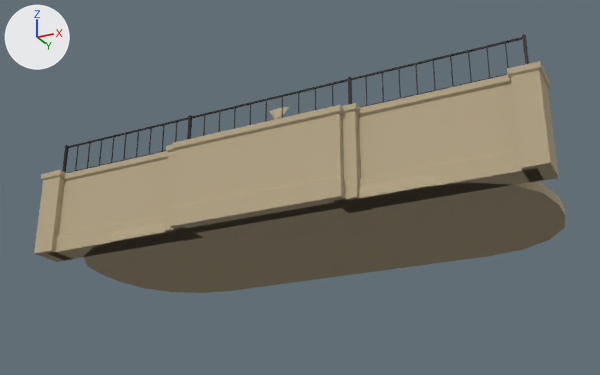
The glTF model godot/assets/models/monuments/mon_delphinbrunnen.glb, before and after one commit.
The view is the same before and after, from a 50 mm camera at (9.16, -18.41, -6.71) aimed at (-0.03, -0.02, 1.56). The lights are fixed; the arrows at upper left show +X, +Y and +Z. The older version comes first. Vertices at exactly the same position are counted once.

The first picture shows 'mon_delphinbrunnen'.
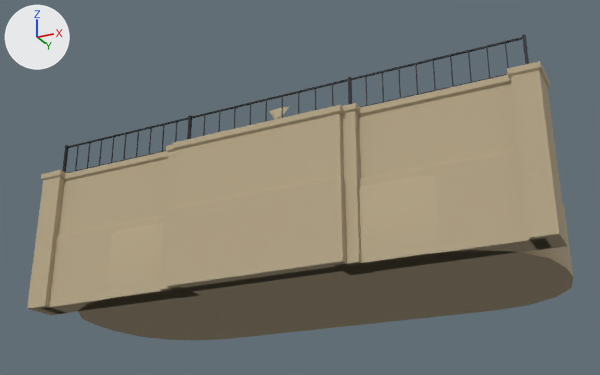
The change, as JSON lines over the scene's bpy script:
```json
{"block": "me_mon_delphinbrunnen", "where": "# used by ob_mon_delphinbrunnen; location = (0.0, 0.0, 0.0)"}
{"op": "remove", "block": "me_mon_delphinbrunnen", "code": "me_mon_delphinbrunnen.from_pydata(...)  # 2124 vertices, 3590 faces; spans x -6.85..6.85, y -2.67..3.25, z 0.0..3.31"}
{"op": "add", "block": "me_mon_delphinbrunnen", "code": "me_mon_delphinbrunnen.from_pydata(...)  # 2124 vertices, 3590 faces; spans x -6.85..6.85, y -2.67..3.25, z -1.5..3.31"}
{"block": "me_mon_delphinbrunnen", "change": "me_mon_delphinbrunnen part 1: all 48 vertices in x -6.8..6.8, y -2.65..3.25, z 0.0 are moved by (0.0, 0.0, -1.5)"}
```

What differs and where, as boxes (x1, y1, x2, y2) in the pictures (600 x 375 px; the box of a moved part takes in the faces that stretch with it):
```json
{"object": "mon_delphinbrunnen", "change": "reshaped", "before": [34, 34, 565, 293], "after": [27, 34, 573, 340], "on screen": "18% taller"}
{"part": 1, "of": "me_mon_delphinbrunnen", "change": "moved or reshaped", "before": [34, 159, 565, 293], "after": [27, 159, 573, 340]}
```
